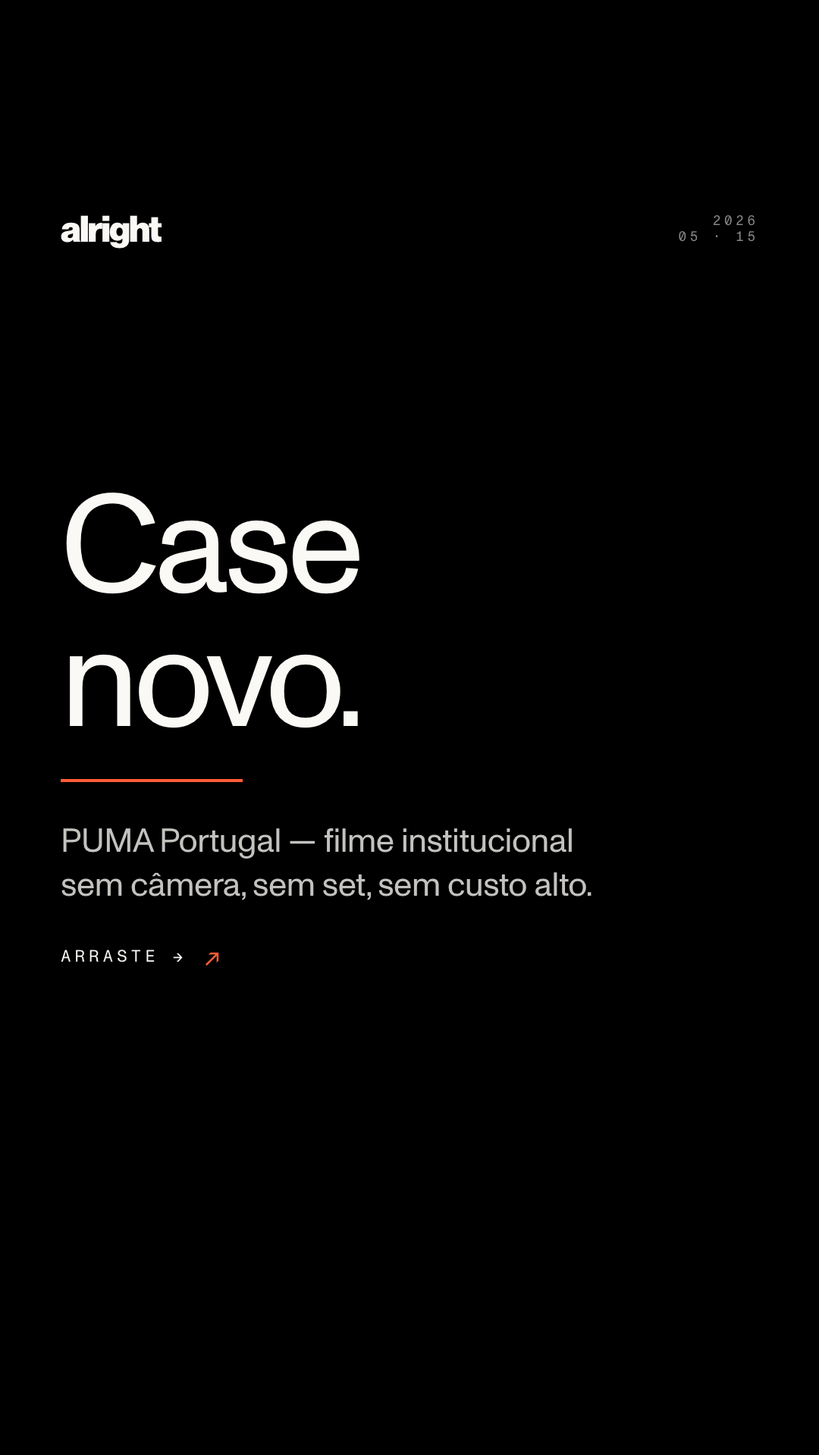
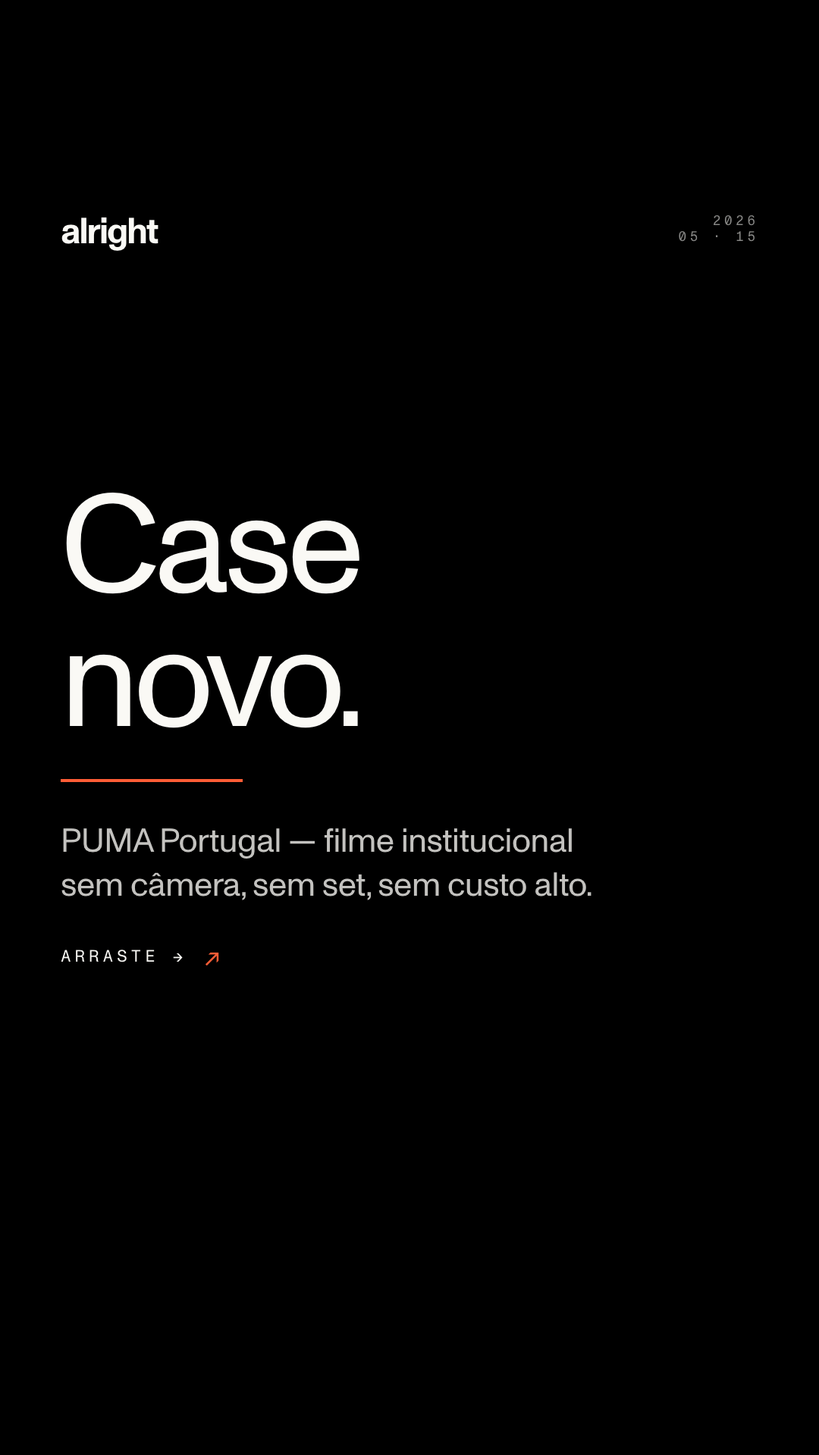
The second w=819, h=1455 image is a revision of the first. Changes to its layers:
pixels changed over [60, 215, 163, 251] (layer not identified)
